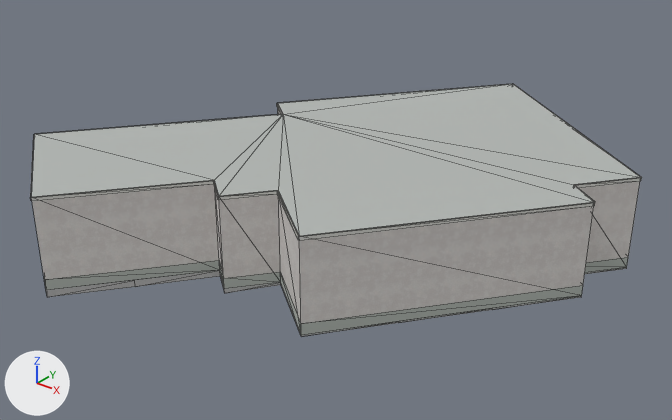
Before and after pictures for a commit that changed the Blender file assets/blender/buildings/osm-way-49773514.blend.
Before and after are seen from a camera (50 mm lens) standing at (16.95, -20.48, 14.0) and looking at (-0.11, 0.84, 0.78). The lights are fixed; the arrows at lower left show +X, +Y and +Z. The older version comes first. Mesh edges are drawn as thin lines.

In view in the first picture: 'building foundation 49773514', 'reality 49773514 near reality aged pale plaster', 'reality 49773514 near reality concrete plinth', 'reality 49773514 near reality flat weathered roof', 'reality 49773514 near reality pale aluminum sill'.
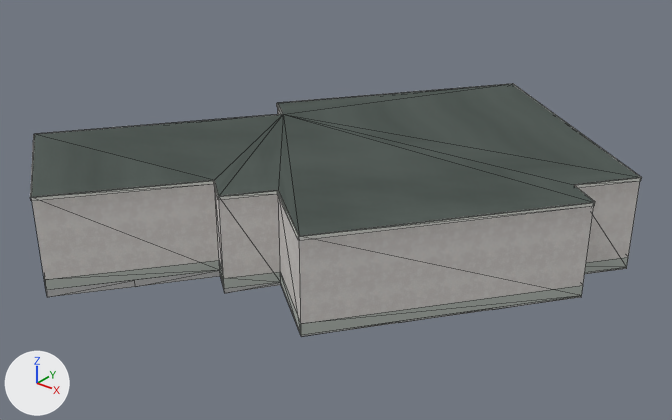
The change, as JSON lines over the scene's bpy script:
```json
{"op": "add", "block": "img_roof_normal_png", "code": ["img_roof_normal_png = load_image('roof-normal.png', '../../../public/models/architecture/textures/roof-normal.png', 256, 256, 'Non-Color')"]}
{"op": "add", "block": "img_roof_color_png", "code": ["img_roof_color_png = load_image('roof-color.png', '../../../public/models/architecture/textures/roof-color.png', 256, 256, 'sRGB')"]}
{"block": "mat_reality_flat_weathered_roof", "change": "nodes: BsdfPrincipled, OutputMaterial"}
{"block": "mat_reality_flat_weathered_roof", "change": "colours: grey #b3b7b4"}
{"block": "mat_reality_flat_weathered_roof", "change": "nodes: BsdfPrincipled, MixRGB, NormalMap, OutputMaterial, TexImage x2"}
{"block": "mat_reality_flat_weathered_roof", "change": "colours: white #ffffff"}
{"block": "mat_reality_flat_weathered_roof", "change": "uses the picture img_roof_color_png"}
{"block": "mat_reality_flat_weathered_roof", "change": "uses the picture img_roof_normal_png"}
{"block": "me_reality_49773514_near_reality_pale_aluminum_sill", "where": "# used by ob_reality_49773514_near_reality_pale_aluminum_sill; parent = ob_osm_way_49773514; location = (0.0, 0.0, 0.0)"}
{"op": "remove", "block": "me_reality_49773514_near_reality_pale_aluminum_sill", "code": "me_reality_49773514_near_reality_pale_aluminum_sill.from_pydata(...)  # 48 vertices, 24 faces; spans x -8.5..8.4, y -7.4..9.9, z 2.9..3.0"}
{"op": "add", "block": "me_reality_49773514_near_reality_pale_aluminum_sill", "code": "me_reality_49773514_near_reality_pale_aluminum_sill.from_pydata(...)  # 96 vertices, 48 faces; spans x -8.5..8.4, y -7.4..9.9, z 2.9..3.0"}
{"block": "me_reality_49773514_near_reality_pale_aluminum_sill", "change": "me_reality_49773514_near_reality_pale_aluminum_sill part 1"}
{"block": "me_reality_49773514_near_reality_pale_aluminum_sill", "change": "24 faces are deleted"}
{"block": "me_reality_49773514_near_reality_pale_aluminum_sill", "change": "48 vertices are added at x -8.5..8.4, y -7.4..9.9, z 3.0"}
{"block": "me_reality_49773514_near_reality_pale_aluminum_sill", "change": "48 new faces join them"}
```

Location of each change, (x1, y1, x2, y2) in pixels of the pictures (672 x 420 px):
```json
{"object": "reality 49773514 near reality flat weathered roof", "change": "surface changed", "before": [31, 84, 641, 236], "after": [31, 84, 641, 236], "on screen": "darker"}
{"part": 1, "of": "me_reality_49773514_near_reality_pale_aluminum_sill", "change": "built on", "before": [30, 84, 641, 239], "after": [30, 84, 641, 239]}
```
